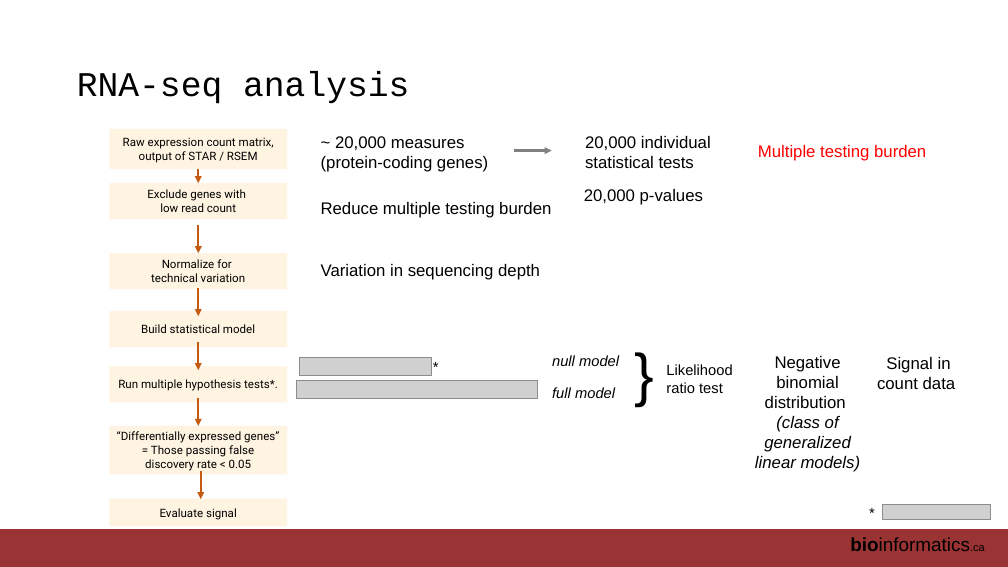
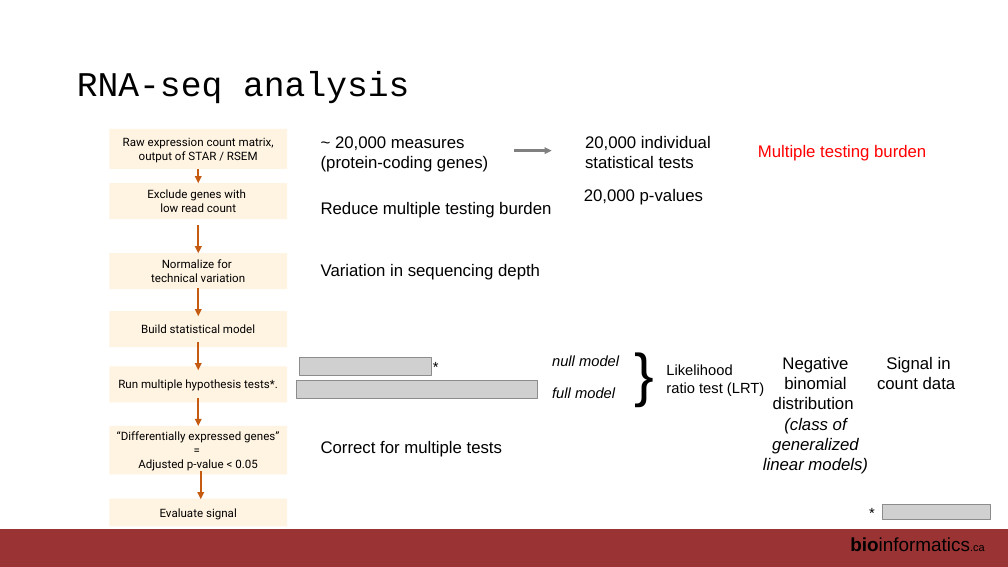
Before and after one commit to RealPaiLab/CBW_AUR2023, a slide deck: slide 5 of book/lectures/AUR_2023_Module4_RNAseq.pptx. Drawn at 1008x567 pixels with LibreOffice and Linux fonts; fonts in the diff are those of the drawing; grey boxes stand for pictures. Boxes give left, top, right and bottom in pixels: in the first picture for what was removed or moved away, otherwise in the second. Text is boxed around its words. In the diff, an @@ line names an element or a change of style, - is before the commit and + after.

```diff
--- a/book/lectures/AUR_2023_Module4_RNAseq.pptx
+++ b/book/lectures/AUR_2023_Module4_RNAseq.pptx
@@ text "Negative binomial distribution": place and size @@
-text "Negative binomial distribution" at [755,356,861,472]
+text "Negative binomial distribution" at [763,357,868,474]
@@ text at [666,382,764,396]: text changed @@
-ratio test
+ratio test (LRT)
@@ text in rectangle at [117,431,279,472]: text changed @@
-“Differentially expressed genes” = Those passing false discovery rate < 0.05
+“Differentially expressed genes” =
+Adjusted p-value < 0.05
@@ text added at [321,441,502,457], 16 pt, text #000000 @@
+Correct for multiple tests
```
Also in this commit, not shown: 2 other slides changed, 21 other files.
